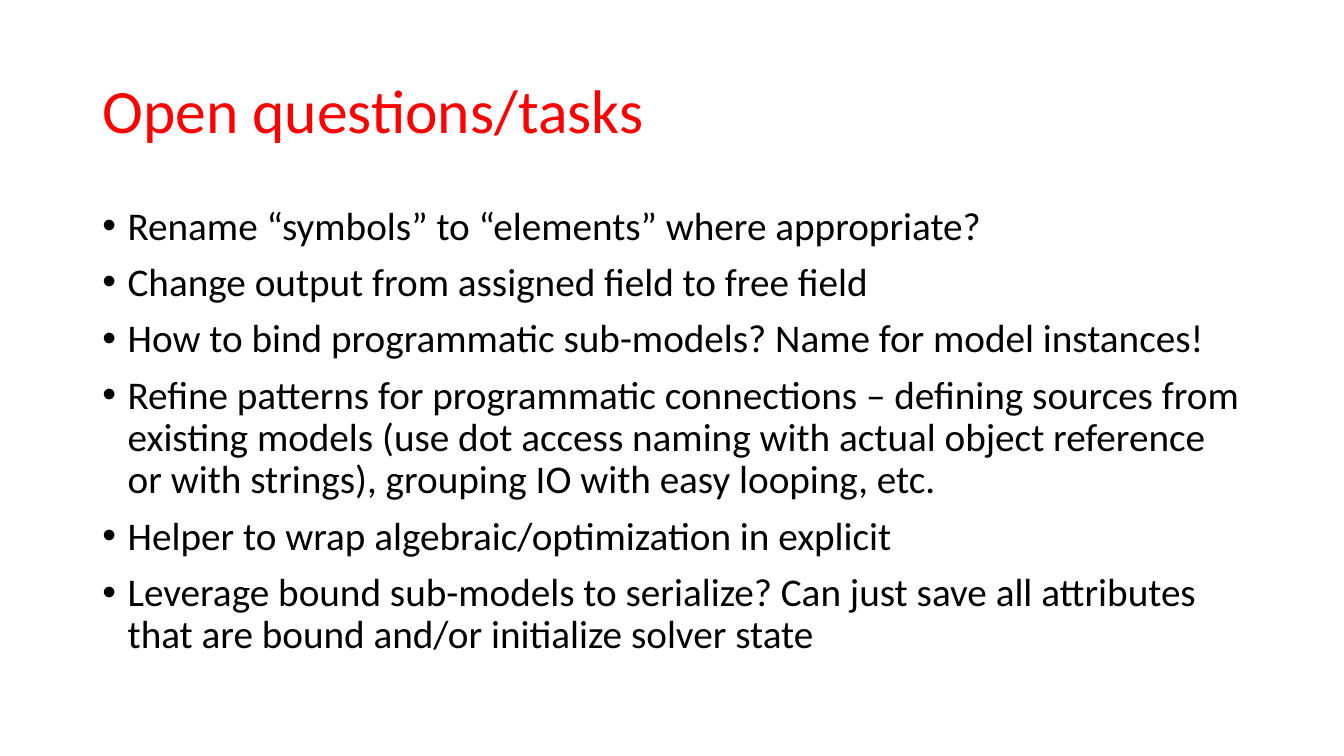
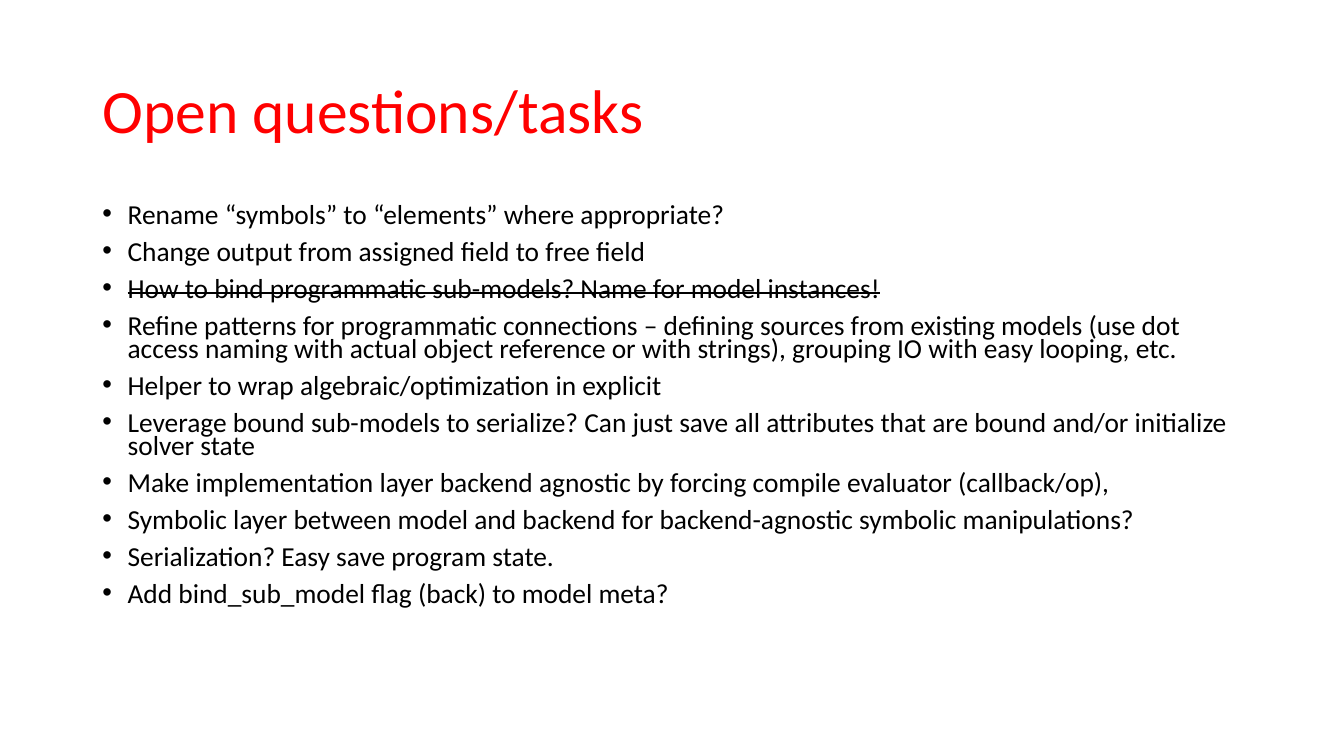
Before and after one commit to nlistgarten/condor, a slide deck: slide 14 of design/condor.pptx. Drawn at 1344x756 pixels with LibreOffice and Linux fonts; fonts in the diff are those of the drawing. Boxes give left, top, right and bottom in pixels: in the first picture for what was removed or moved away, otherwise in the second. Text is boxed around its words. In the diff, an @@ line names an element or a change of style, - is before the commit and + after.

Commit message:
some cleanup, if template has placeholder attribute don't replace backend_repr with symbol

```diff
--- a/design/condor.pptx
+++ b/design/condor.pptx
@@ text at (x1=128, y1=204, x2=1227, y2=456): size 28 to 19.6 pt in "Rename “symbols” to “elements” where appropriate?", "Change output from assigned field to free ...", "How to bind programmatic sub-models? Name for ...", "Refine patterns for programmatic connections – defining ..." and 2 more places; strikethrough on in "How to bind programmatic sub-models? Name for ..."; line spacing 0.9 to 0.7 @@
@@ text at (x1=128, y1=472, x2=1134, y2=608): paragraphs added @@
+• Make implementation layer backend agnostic by forcing compile evaluator (callback/op),
+• Symbolic layer between model and backend for backend-agnostic symbolic manipulations?
+• Serialization? Easy save program state.
+• Add bind_sub_model flag (back) to model meta?
```
Also in this commit, not shown: 1 slide added, 2 other files.
